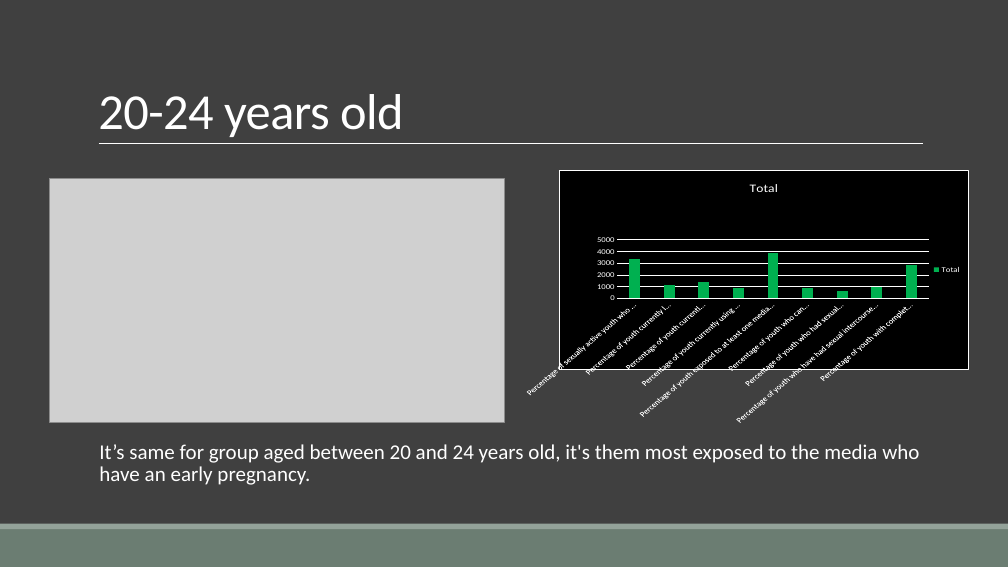
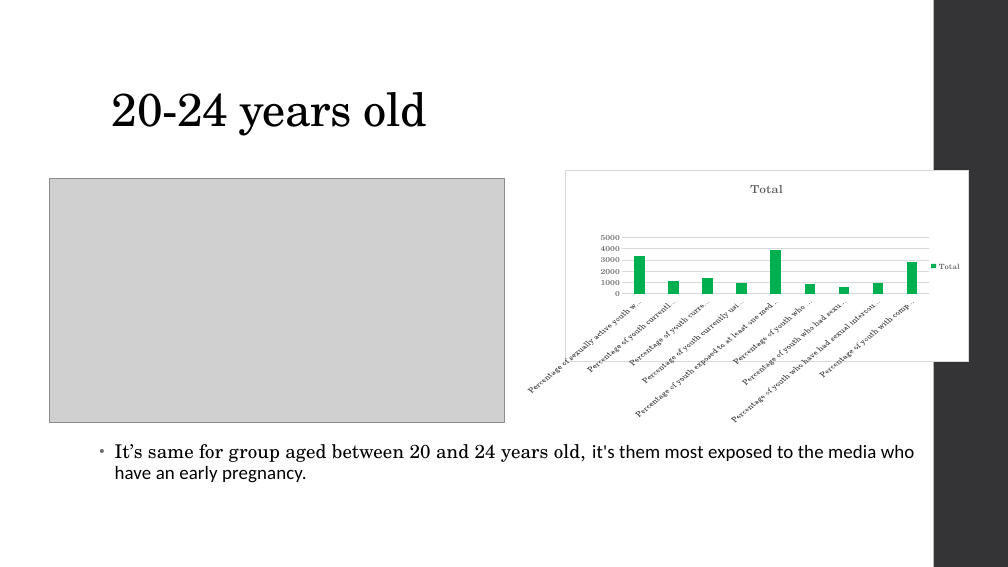
Before and after one commit to Maickery/Child_of_change, a slide deck: slide 11 of Result/Presentation.pptx. Drawn at 1008x567 pixels with LibreOffice and Linux fonts; fonts in the diff are those of the drawing; grey boxes stand for pictures. Boxes give left, top, right and bottom in pixels: in the first picture for what was removed or moved away, otherwise in the second. Text is boxed around its words. In the diff, an @@ line names an element or a change of style, - is before the commit and + after.

```diff
--- a/Result/Presentation.pptx
+++ b/Result/Presentation.pptx
@@ background #404040 to #FFFFFF @@
@@ rectangle added at [934,0,1008,567], fill #353537 @@
@@ title "20-24 years old": place and size @@
-title "20-24 years old" at [98,94,404,137]
+title "20-24 years old" at [112,92,427,136]
@@ title "20-24 years old" at [112,92,427,136]: size 48 to 44 pt, font Calibri to TeX Gyre Schola, text colour #FFFFFF to #000000; line spacing 0.85 to 0.9 @@
@@ line removed from (99, 144) to (923, 144) @@
@@ column chart at [525,170,969,425] @@
@@ legend changed @@
@@ category axis changed @@
@@ value axis changed @@
@@ background changed @@
@@ border changed @@
@@ lettering changed @@
@@ text "It’s same for group aged ..." at [115,444,915,483]: size 20 to 18 pt, text colour #FFFFFF to #000000, letter spacing 0 to 0.1 pt; font Calibri to TeX Gyre Schola in "It’s same for group aged between 20 ..."; bullet   to •; line spacing 0.9 to 0.95; more space between paragraphs; bullet colour #B5AE53 to #6F6F74 @@
@@ rectangle removed at [0,529,1008,567] @@
@@ rectangle removed at [0,524,1008,529] @@
```
Also in this commit, not shown: 16 other slides changed, 5 other files.
